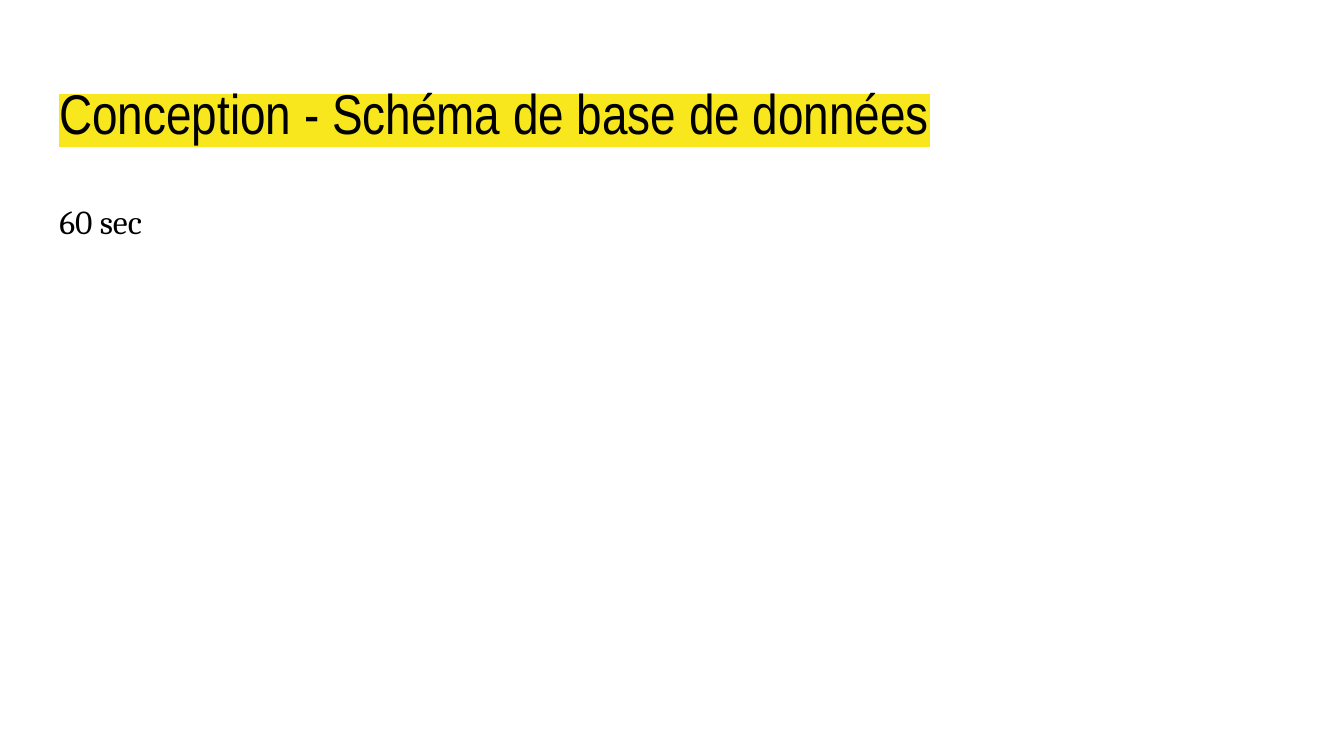
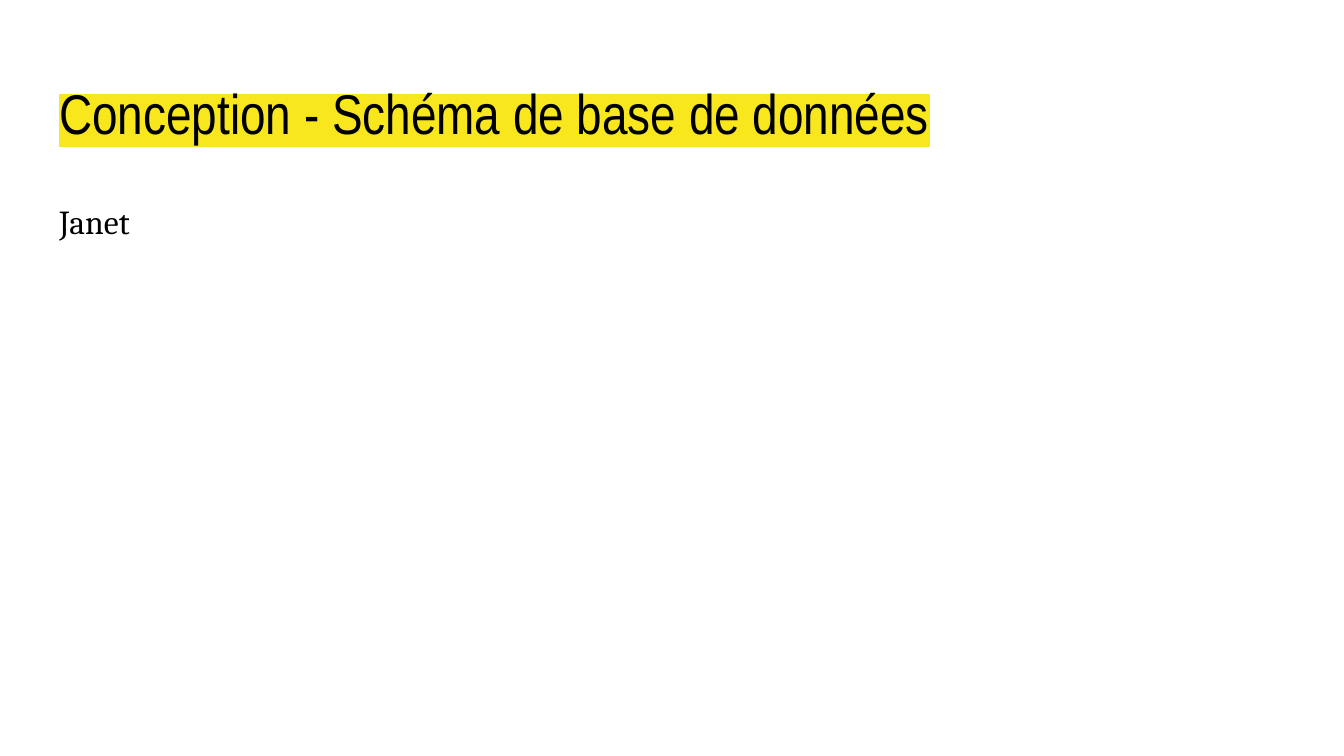
Before and after one commit to Jbemb/NewBorn, a slide deck: slide 7 of presentation_izzy_baby.pptx. Drawn at 1344x756 pixels with LibreOffice and Linux fonts; fonts in the diff are those of the drawing. Boxes give left, top, right and bottom in pixels: in the first picture for what was removed or moved away, otherwise in the second. Text is boxed around its words. In the diff, an @@ line names an element or a change of style, - is before the commit and + after.

```diff
--- a/presentation_izzy_baby.pptx
+++ b/presentation_izzy_baby.pptx
@@ text at bbox=[59, 211, 129, 241]: text changed @@
-60 sec
+Janet
```
Also in this commit, not shown: 8 other slides changed.
